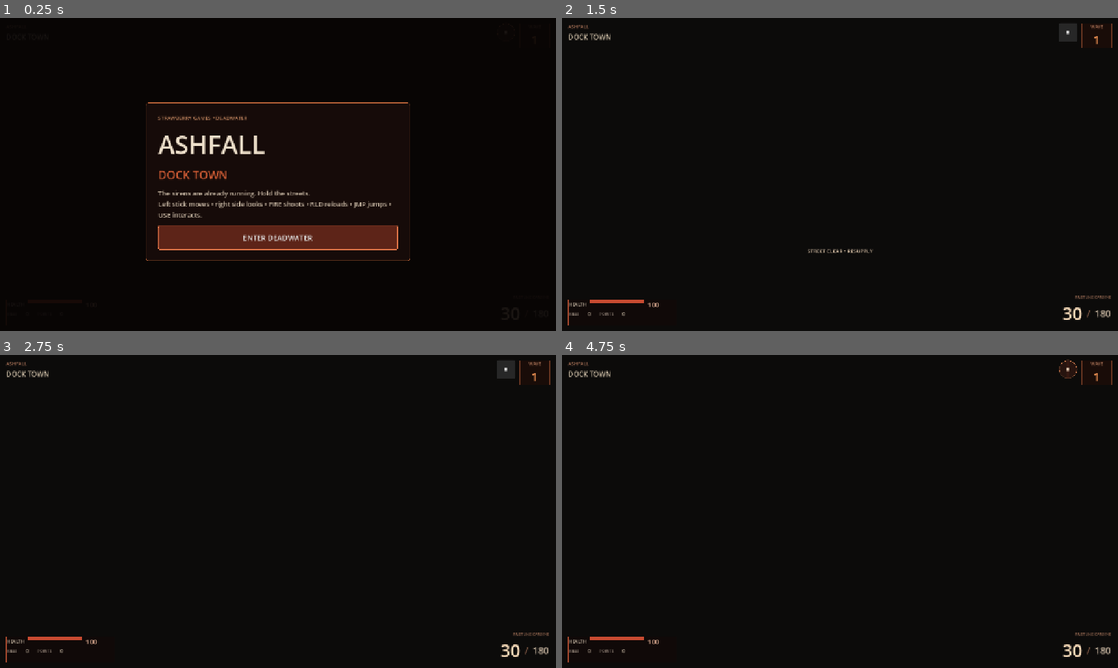
Above: before the commit, frames 1-4 (two rows, left to right).
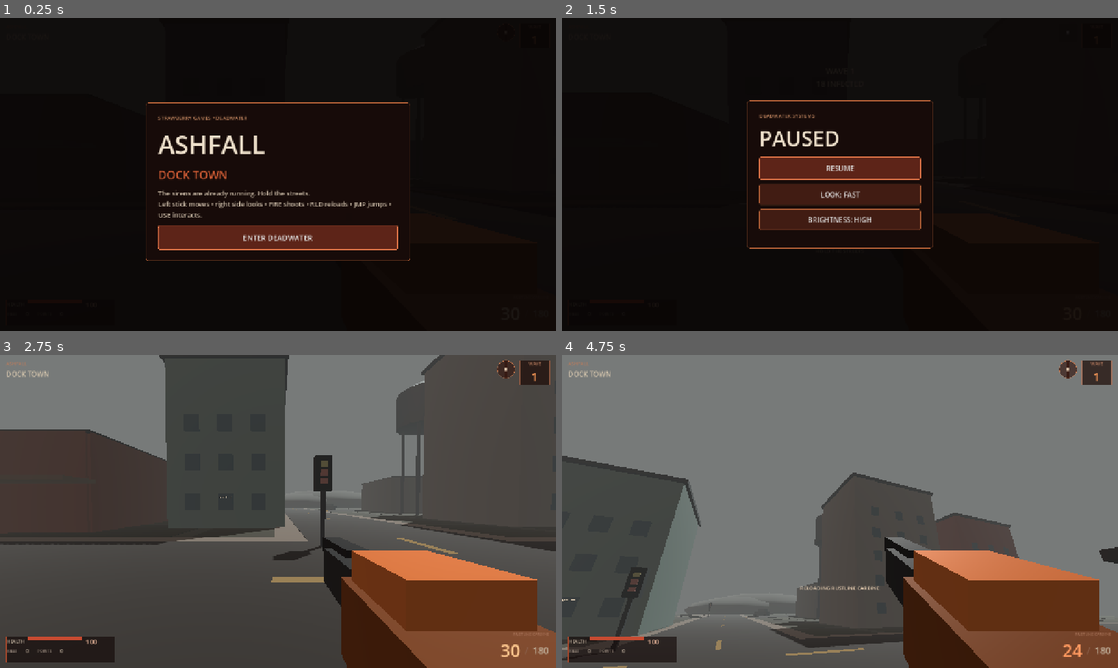
Above: after the commit, the same moments.

Repository: jain-Igtm/Strawberry-Games
Game: Godot game, scene res://ashfall/main.tscn
Same seed, same stepped clock (60 frames per second), same inputs: the game is played once before the commit and once after it.
Inputs (mouse positions are in pixels of both pictures, inside the frame that each line leads up to):
- Up to frame 1 (0.25 s): no input
- Up to frame 2 (1.5 s): click "ENTER DEADWATER" at 0.5 s; click "Ⅱ" at 1.25 s
- Up to frame 3 (2.75 s): click "Ⅱ" (after the commit: "RESUME") at 2 s
- Up to frame 4 (4.75 s): tap Enter at 2.75 s; move the mouse to (962, 495) at 2.77 s; hold D 2.78-3.5 s; tap R at 2.85, 4.55 s; click (962, 495) at 2.92 s; tap Space at 3.02 s; drag from (728, 527) to (812, 574) at 3.52 s; move the mouse to (895, 442) at 4.27 s; hold D from 4.28 s (still down); tap E at 4.35 s; click (895, 442) at 4.42 s

The runs differ from the first frame. In frame 2, 8.1% of the frame differs, in the area x 1-99%, y 1-99%; in frame 3, 97%; in frame 4, 99%, in the area x 0-100%, y 0-100%.
Error before the commit: Parse Error: Cannot infer the type of "scale" variable because the value doesn't have a set type. (res://ashfall/player.gd:121)

Commit message:
Harden player weapon and input types for runtime compilation

Diff:
--- a/godot-ashfall-deadwater/ashfall/player.gd
+++ b/godot-ashfall-deadwater/ashfall/player.gd
@@ -4,7 +4,7 @@
 const WALK_SPEED := 7.45
 const JUMP_VELOCITY := 6.25
 const GRAVITY := 20.5
-const LOOK_SENSITIVITIES := [1.15, 1.6, 2.05]
+const LOOK_SENSITIVITIES: Array[float] = [1.15, 1.6, 2.05]
 
 var game: Node
 var controls: CanvasLayer
@@ -77,21 +77,21 @@
 	_apply_touch_look()
 
 	if is_in_vehicle():
-		var drive_input := _movement_vector()
+		var drive_input: Vector2 = _movement_vector()
 		current_vehicle.drive(drive_input, delta)
 		global_position = current_vehicle.global_position + Vector3(0.0, 0.54, 0.0)
 		velocity = Vector3.ZERO
 		_trigger_was_held = false
 		return
 
-	var input_vec := _movement_vector()
-	var forward := -global_transform.basis.z
-	var right := global_transform.basis.x
+	var input_vec: Vector2 = _movement_vector()
+	var forward: Vector3 = -global_transform.basis.z
+	var right: Vector3 = global_transform.basis.x
 	forward.y = 0.0
 	right.y = 0.0
 	forward = forward.normalized()
 	right = right.normalized()
-	var wish := right * input_vec.x + forward * input_vec.y
+	var wish: Vector3 = right * input_vec.x + forward * input_vec.y
 	if wish.length_squared() > 1.0:
 		wish = wish.normalized()
 	velocity.x = wish.x * WALK_SPEED
@@ -108,17 +108,17 @@
 	_check_fall_damage()
 	_update_view_bob(delta, wish.length_squared() > 0.01 and is_on_floor())
 
-	var trigger_held := _mouse_fire_held
+	var trigger_held: bool = _mouse_fire_held
 	if is_instance_valid(controls):
 		trigger_held = trigger_held or bool(controls.get("fire_held"))
-	var definition := current_weapon_definition()
+	var definition: Dictionary = current_weapon_definition()
 	if trigger_held and (bool(definition["automatic"]) or not _trigger_was_held):
 		fire()
 	_trigger_was_held = trigger_held
 
 func _unhandled_input(event: InputEvent) -> void:
 	if event is InputEventMouseMotion and Input.mouse_mode == Input.MOUSE_MODE_CAPTURED and is_gameplay_active():
-		var scale := LOOK_SENSITIVITIES[sensitivity_index]
+		var scale: float = LOOK_SENSITIVITIES[sensitivity_index]
 		_apply_look(event.relative.x * 0.0021 * scale, event.relative.y * 0.0019 * scale)
 	elif event is InputEventMouseButton and event.button_index == MOUSE_BUTTON_LEFT:
 		if event.pressed and Input.mouse_mode != Input.MOUSE_MODE_CAPTURED and is_gameplay_active():
@@ -182,7 +182,7 @@
 func request_reload() -> void:
 	if not is_gameplay_active() or is_in_vehicle() or reloading or reserve <= 0:
 		return
-	var mag_size := current_magazine_size()
+	var mag_size: int = current_magazine_size()
 	if ammo >= mag_size:
 		return
 	reloading = true
@@ -196,7 +196,7 @@
 	if not is_gameplay_active() or is_in_vehicle():
 		return
 	ads = not ads
-	var optic := WEAPON_RULES.optic_fov(current_weapon_id, current_weapon_level())
+	var optic: float = WEAPON_RULES.optic_fov(current_weapon_id, current_weapon_level())
 	_camera.fov = optic if ads and optic > 0.0 else (54.0 if ads else 69.0)
 	var base_view: Vector3 = current_weapon_definition()["view"]
 	_weapon_root.position.x = 0.04 if ads else base_view.x
@@ -212,7 +212,7 @@
 	if ammo <= 0:
 		request_reload()
 		return
-	var definition := current_weapon_definition()
+	var definition: Dictionary = current_weapon_definition()
 	ammo -= 1
 	_store_current_ammo()
 	_fire_cooldown = float(definition["fire_delay"])
@@ -220,19 +220,19 @@
 	_show_muzzle()
 	game.on_player_state_changed()
 
-	var pellets := int(definition["pellets"])
-	var base_damage := float(definition["damage"]) * WEAPON_RULES.damage_multiplier(current_weapon_level())
-	var spread := float(definition["spread"]) * (0.35 if ads else 1.0)
-	var origin := _camera.global_position
-	var forward := -_camera.global_transform.basis.z
-	var right := _camera.global_transform.basis.x
-	var up := _camera.global_transform.basis.y
+	var pellets: int = int(definition["pellets"])
+	var base_damage: float = float(definition["damage"]) * WEAPON_RULES.damage_multiplier(current_weapon_level())
+	var spread: float = float(definition["spread"]) * (0.35 if ads else 1.0)
+	var origin: Vector3 = _camera.global_position
+	var forward: Vector3 = -_camera.global_transform.basis.z
+	var right: Vector3 = _camera.global_transform.basis.x
+	var up: Vector3 = _camera.global_transform.basis.y
 	for pellet in range(pellets):
-		var direction := (forward + right * _rng.randf_range(-spread, spread) + up * _rng.randf_range(-spread, spread)).normalized()
-		var query := PhysicsRayQueryParameters3D.create(origin, origin + direction * 220.0)
+		var direction: Vector3 = (forward + right * _rng.randf_range(-spread, spread) + up * _rng.randf_range(-spread, spread)).normalized()
+		var query: PhysicsRayQueryParameters3D = PhysicsRayQueryParameters3D.create(origin, origin + direction * 220.0)
 		query.exclude = [get_rid()]
 		query.collide_with_areas = false
-		var hit := get_world_3d().direct_space_state.intersect_ray(query)
+		var hit: Dictionary = get_world_3d().direct_space_state.intersect_ray(query)
 		if hit.is_empty():
 			continue
 		var collider = hit.get("collider")
@@ -256,15 +256,15 @@
 func heal(amount: float) -> void:
 	if health <= 0.0:
 		return
-	var before := health
+	var before: float = health
 	health = minf(100.0, health + amount)
 	if health > before and is_instance_valid(controls):
 		controls.show_toast("MEDICAL +%d" % roundi(health - before), 0.7)
 	game.on_player_state_changed()
 
 func add_reserve(amount: int) -> void:
-	var definition := current_weapon_definition()
-	var cap := int(definition["reserve"]) * 2
+	var definition: Dictionary = current_weapon_definition()
+	var cap: int = int(definition["reserve"]) * 2
 	reserve = mini(cap, reserve + amount)
 	_store_current_ammo()
 	if is_instance_valid(controls): controls.show_toast("AMMO +%d" % amount, 0.55)
@@ -276,14 +276,14 @@
 	_store_current_ammo()
 	if weapon_slots.has(id):
 		var state: Dictionary = weapon_ammo[id]
-		var definition := WEAPON_RULES.definition(id)
+		var definition: Dictionary = WEAPON_RULES.definition(id)
 		state["reserve"] = mini(int(definition["reserve"]) * 2, int(state["reserve"]) + int(definition["reserve"]) / 2)
 		weapon_ammo[id] = state
 		weapon_index = weapon_slots.find(id)
 	else:
 		weapon_slots.append(id)
 		weapon_index = weapon_slots.size() - 1
-		var definition2 := WEAPON_RULES.definition(id)
+		var definition2: Dictionary = WEAPON_RULES.definition(id)
 		weapon_ammo[id] = {"ammo": int(definition2["magazine"]), "reserve": int(definition2["reserve"])}
 		weapon_levels[id] = 0
 	_load_weapon(id)
@@ -298,11 +298,11 @@
 	return true
 
 func upgrade_current_weapon() -> int:
-	var old_level := current_weapon_level()
-	var old_mag := current_magazine_size()
-	var new_level := old_level + 1
+	var old_level: int = current_weapon_level()
+	var old_mag: int = current_magazine_size()
+	var new_level: int = old_level + 1
 	weapon_levels[current_weapon_id] = new_level
-	var new_mag := current_magazine_size()
+	var new_mag: int = current_magazine_size()
 	ammo = mini(new_mag, ammo + maxi(0, new_mag - old_mag))
 	_store_current_ammo()
 	_build_weapon_visual()
@@ -341,10 +341,10 @@
 func exit_vehicle(force_exit := false) -> bool:
 	if not is_in_vehicle():
 		return false
-	var vehicle := current_vehicle
+	var vehicle: CharacterBody3D = current_vehicle
 	vehicle.driver = null
 	current_vehicle = null
-	var side := vehicle.global_transform.basis.x.normalized()
+	var side: Vector3 = vehicle.global_transform.basis.x.normalized()
 	global_position = vehicle.global_position + side * (2.25 if not force_exit else 2.8) + Vector3(0,0.15,0)
 	_collision.set_deferred("disabled", false)
 	_weapon_root.visible = true
@@ -361,8 +361,8 @@
 
 func _finish_reload() -> void:
 	reloading = false
-	var needed := current_magazine_size() - ammo
-	var moved := mini(needed, reserve)
+	var needed: int = current_magazine_size() - ammo
+	var moved: int = mini(needed, reserve)
 	ammo += moved
 	reserve -= moved
 	_store_current_ammo()
@@ -380,14 +380,14 @@
 		var touch_move: Vector2 = controls.get("move_vector")
 		x += touch_move.x
 		y += -touch_move.y
-	var result := Vector2(x, y)
+	var result: Vector2 = Vector2(x, y)
 	return result.normalized() if result.length() > 1.0 else result
 
 func _apply_touch_look() -> void:
 	if not is_instance_valid(controls): return
 	var delta: Vector2 = controls.consume_look_delta()
 	if delta == Vector2.ZERO: return
-	var scale := LOOK_SENSITIVITIES[sensitivity_index]
+	var scale: float = LOOK_SENSITIVITIES[sensitivity_index]
 	_apply_look(delta.x * 0.0048 * scale, delta.y * 0.0042 * scale)
 
 func _apply_look(dx: float, dy: float) -> void:
@@ -408,16 +408,16 @@
 func _check_fall_damage() -> void:
 	if _was_airborne and is_on_floor():
 		_was_airborne = false
-		var drop := _fall_start_y - global_position.y
+		var drop: float = _fall_start_y - global_position.y
 		if drop > 2.4:
-			var damage := minf(18.0, maxf(4.0, ceil((drop - 2.4) * 3.0)))
+			var damage: float = minf(18.0, maxf(4.0, ceil((drop - 2.4) * 3.0)))
 			take_damage(damage)
 
 func _update_view_bob(delta: float, moving: bool) -> void:
 	if moving:
 		_bob += delta * 10.0
-	var bob_y := sin(_bob) * 0.026 if moving else 0.0
-	var bob_x := cos(_bob * 0.5) * 0.012 if moving else 0.0
+	var bob_y: float = sin(_bob) * 0.026 if moving else 0.0
+	var bob_x: float = cos(_bob * 0.5) * 0.012 if moving else 0.0
 	_camera.position = Vector3(bob_x, 1.82 + bob_y, 0.0)
 	var base_view: Vector3 = current_weapon_definition()["view"]
 	_weapon_root.position.z = base_view.z + _recoil * (0.13 if current_weapon_id == "shotgun" else 0.065)
@@ -443,7 +443,7 @@
 	add_child(_camera)
 
 func _initialize_weapon_state() -> void:
-	var carbine := WEAPON_RULES.definition("carbine")
+	var carbine: Dictionary = WEAPON_RULES.definition("carbine")
 	weapon_ammo["carbine"] = {"ammo": int(carbine["magazine"]), "reserve": int(carbine["reserve"])}
 	weapon_levels["carbine"] = 0
 	current_weapon_id = "carbine"
@@ -456,7 +456,7 @@
 func _load_weapon(id: String) -> void:
 	current_weapon_id = id
 	var state: Dictionary = weapon_ammo.get(id, {})
-	var definition := WEAPON_RULES.definition(id)
+	var definition: Dictionary = WEAPON_RULES.definition(id)
 	if state.is_empty():
 		state = {"ammo": int(definition["magazine"]), "reserve": int(definition["reserve"])}
 		weapon_ammo[id] = state
@@ -476,7 +476,7 @@
 		_weapon_root.queue_free()
 	_weapon_root = Node3D.new()
 	_weapon_root.name = current_weapon_name().validate_node_name()
-	var definition := current_weapon_definition()
+	var definition: Dictionary = current_weapon_definition()
 	_weapon_root.position = definition["view"]
 	_weapon_root.scale = definition["scale"]
 	_camera.add_child(_weapon_root)
